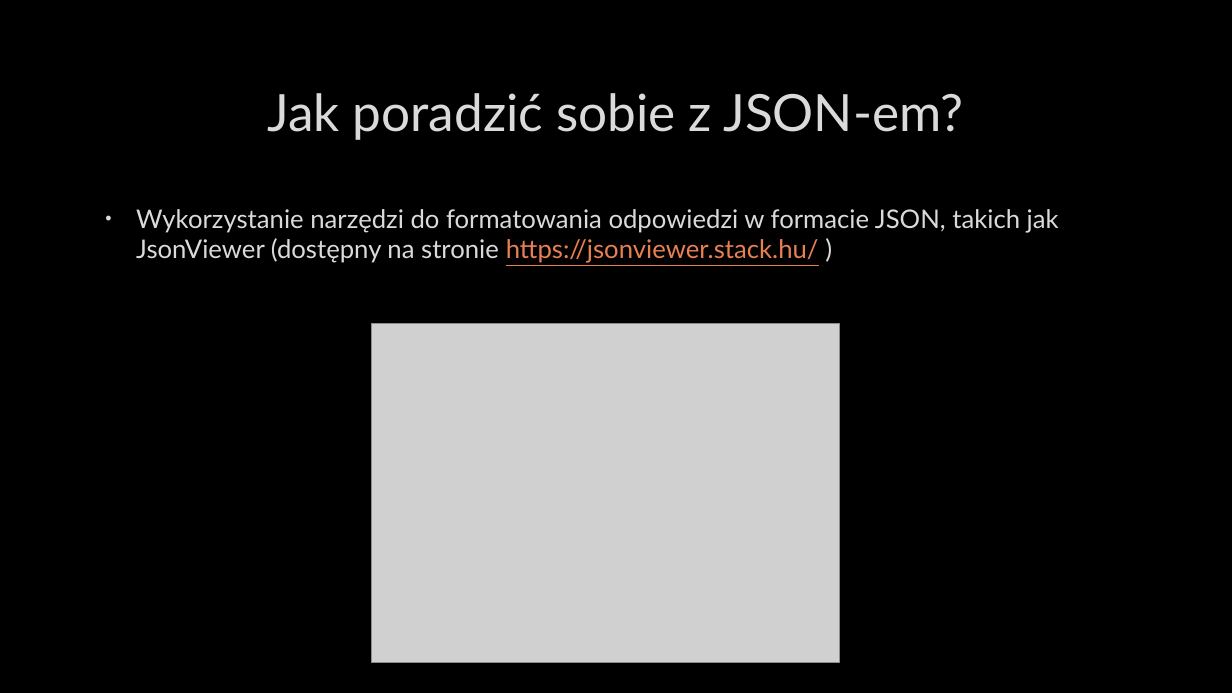
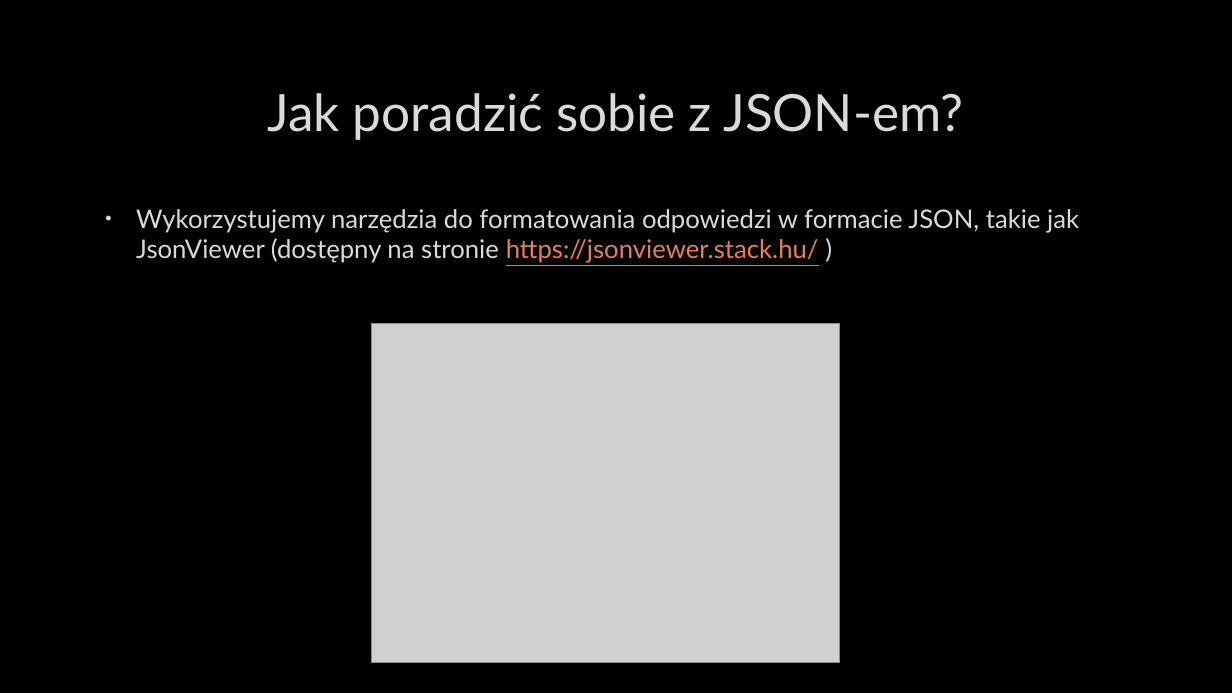
Before and after one commit to Luckownia/WeatherForecastApp, a slide deck: slide 18 of Aplikacja pogodowa na Androida.pptx. Drawn at 1232x693 pixels with LibreOffice and Linux fonts; fonts in the diff are those of the drawing; grey boxes stand for pictures; background and template pictures are left out. Boxes give left, top, right and bottom in pixels: in the first picture for what was removed or moved away, otherwise in the second. Text is boxed around its words. In the diff, an @@ line names an element or a change of style, - is before the commit and + after.

```diff
--- a/Aplikacja pogodowa na Androida.pptx
+++ b/Aplikacja pogodowa na Androida.pptx
@@ text at (x1=136, y1=209, x2=1079, y2=263): text changed @@
-• Wykorzystanie narzędzi do formatowania odpowiedzi w formacie JSON, takich jak JsonViewer (dostępny na stronie https://jsonviewer.stack.hu/ )
+• Wykorzystujemy narzędzia do formatowania odpowiedzi w formacie JSON, takie jak JsonViewer (dostępny na stronie https://jsonviewer.stack.hu/ )
```
Also in this commit, not shown: 3 other slides changed.
